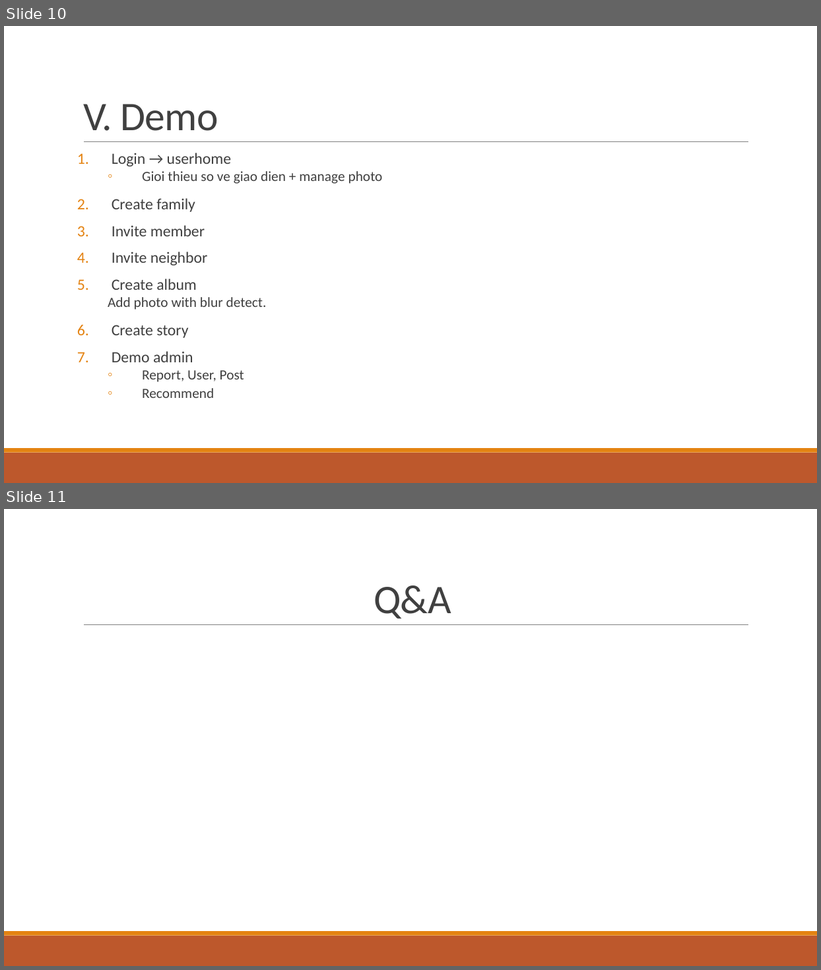
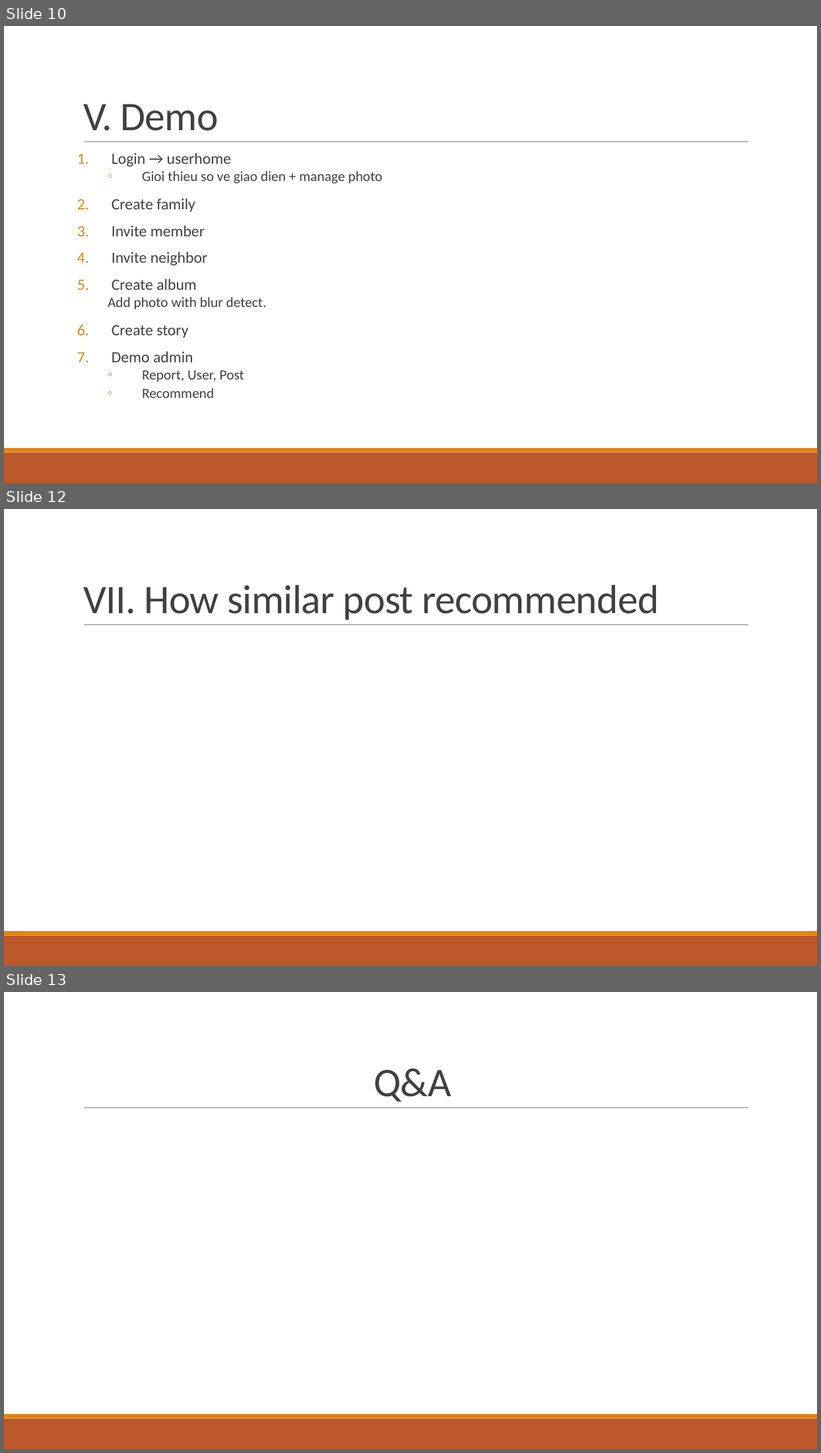
Before and after one commit to sivarajankumar/famsam, a slide deck: Family Album Sharing System.pptx. Shown one above the other, each under a label of ours: slides 10 and 11 before the commit, slides 10, 12 and 13 after it; the slides between them are not shown. The pictures are 821x970 and 821x1453 pixels, drawn with LibreOffice and Linux fonts; fonts in the diff are those of the drawing. Boxes give left, top, right and bottom in pixels: in the first picture for what was removed or moved away, otherwise in the second. Text is boxed around its words. In the diff, an @@ line names an element or a change of style, - is before the commit and + after.

```diff
--- a/Family Album Sharing System.pptx
+++ b/Family Album Sharing System.pptx
@@ slide 12 added at <box>4,509,817,966</box>, background #FFFFFF; not listed: 3 template elements that a slide beside it also shows @@
@@ title added at <box>83,585,659,620</box>, 48 pt, text #404040 @@
+VII. How similar post recommended
@@ what was slide 11 is now slide 13 @@
```
Also in this commit, not shown: 1 other slide added.
